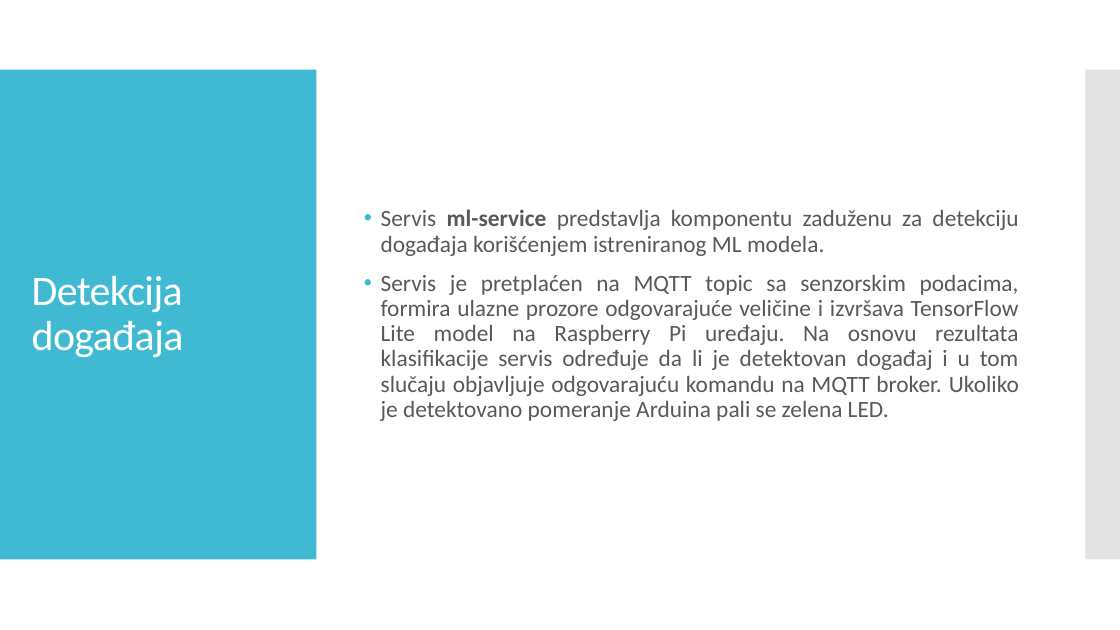
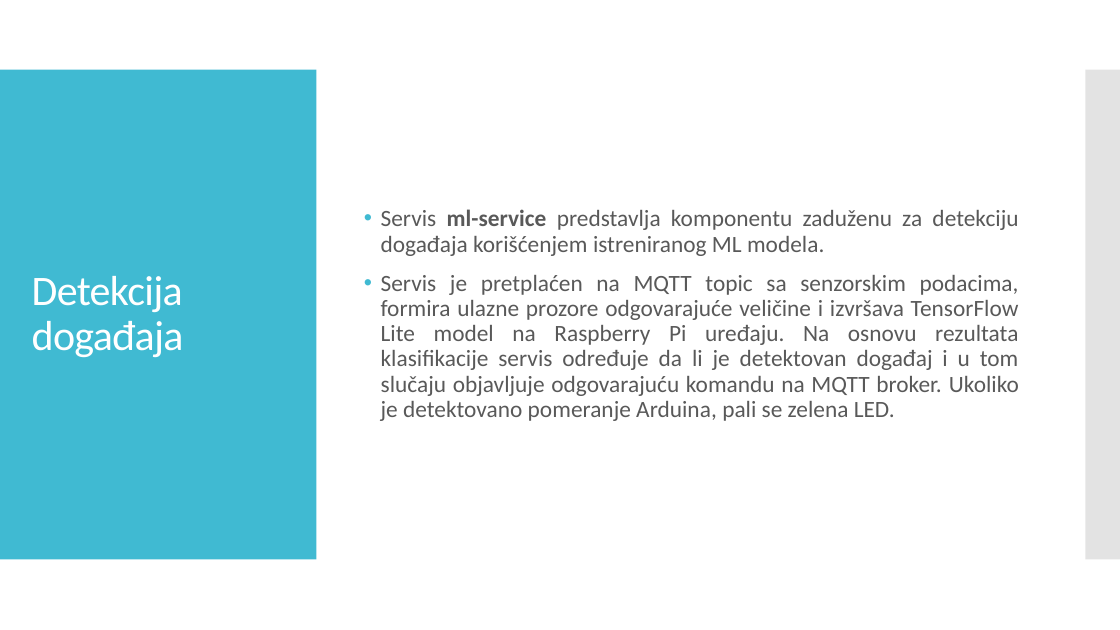
Before and after one commit to anjatonsa/ips-project2, a slide deck: slide 9 of Sveprisutno računarstvo - Projekat 2.pptx. Drawn at 1120x630 pixels with LibreOffice and Linux fonts; fonts in the diff are those of the drawing. Boxes give left, top, right and bottom in pixels: in the first picture for what was removed or moved away, otherwise in the second. Text is boxed around its words. In the diff, an @@ line names an element or a change of style, - is before the commit and + after.

```diff
--- a/Sveprisutno računarstvo - Projekat 2.pptx
+++ b/Sveprisutno računarstvo - Projekat 2.pptx
@@ text at box(381, 275, 1019, 421): text changed @@
-• Servis je pretplaćen na MQTT topic sa senzorskim podacima, formira ulazne prozore odgovarajuće veličine i izvršava TensorFlow Lite model na Raspberry Pi uređaju. Na osnovu rezultata klasifikacije servis određuje da li je detektovan događaj i u tom slučaju objavljuje odgovarajuću komandu na MQTT broker. Ukoliko je detektovano pomeranje Arduina pali se zelena LED.
+• Servis je pretplaćen na MQTT topic sa senzorskim podacima, formira ulazne prozore odgovarajuće veličine i izvršava TensorFlow Lite model na Raspberry Pi uređaju. Na osnovu rezultata klasifikacije servis određuje da li je detektovan događaj i u tom slučaju objavljuje odgovarajuću komandu na MQTT broker. Ukoliko je detektovano pomeranje Arduina, pali se zelena LED.
```
Also in this commit, not shown: 1 other slide changed, 2 other files.
